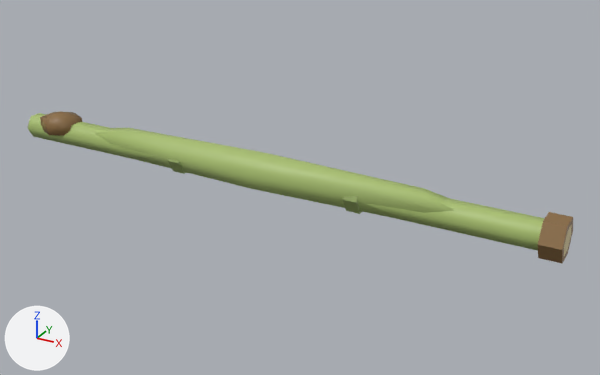
Before and after pictures for a commit that changed the glTF model godot/art/models/carry/pole_half.glb.
Camera for both pictures: a 50 mm camera at (1.606, -1.621, 0.796) aimed at (0.696, 0.034, -0.031). Arrows for +X, +Y and +Z are at lower left; the lights stay in place. The first picture is the older version. Where no turn or scale is listed for an object, it has been applied to the vertices.

Names of what the first picture shows: 'pole_half', 'pole_half_far'.
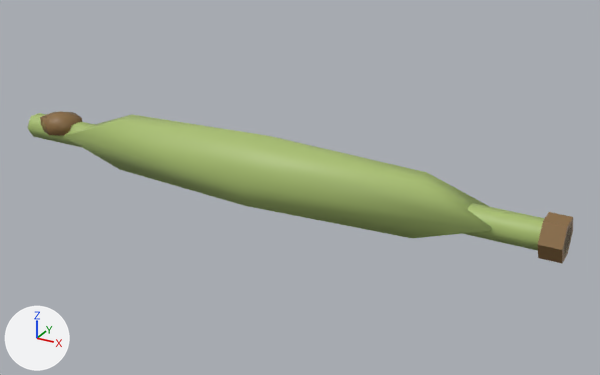
The newer file is also rescaled (x0.52) as a whole; pictures and numbers use the older file's frame.

Boxes (x1, y1, x2, y2) around the edits, measured in the pictures (600 x 375 px):
'pole_half__far', added (green)
    after: (64, 114, 492, 238)
'pole_half_far', deleted (green)
    before: (95, 128, 455, 221)

Patch to the scene script:
```diff
--- a/godot/art/models/carry/pole_half.glb.py
+++ b/godot/art/models/carry/pole_half.glb.py
@@ me_pole_half__far @@
+me_pole_half__far.from_pydata(...)  # a UV sphere (6 segments, 4 rings, poles along z) spanning x -0.598..0.598, y -0.096..0.096, z -0.096..0.096
+me_pole_half__far.materials.append(mat_defaultmaterial_001)
@@ ob_pole_half_far @@
-ob_pole_half_far = bpy.data.objects.new('pole_half_far', me_pole_half_far)
-ob_pole_half_far.location = (0.6, 0.0, 0.006)
@@ ob_pole_half__far @@
+ob_pole_half__far = bpy.data.objects.new('pole_half__far', me_pole_half__far)
+ob_pole_half__far.location = (0.6, 0.0, 0.006)
```
